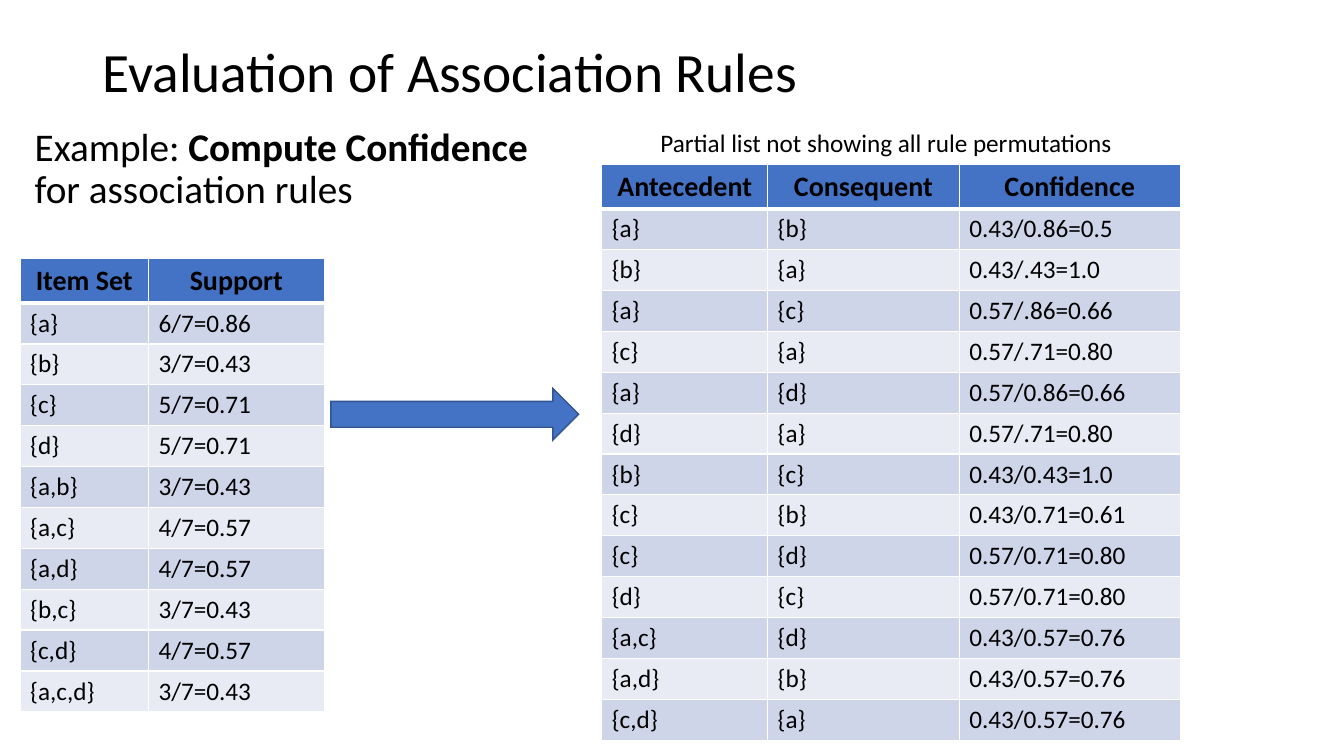
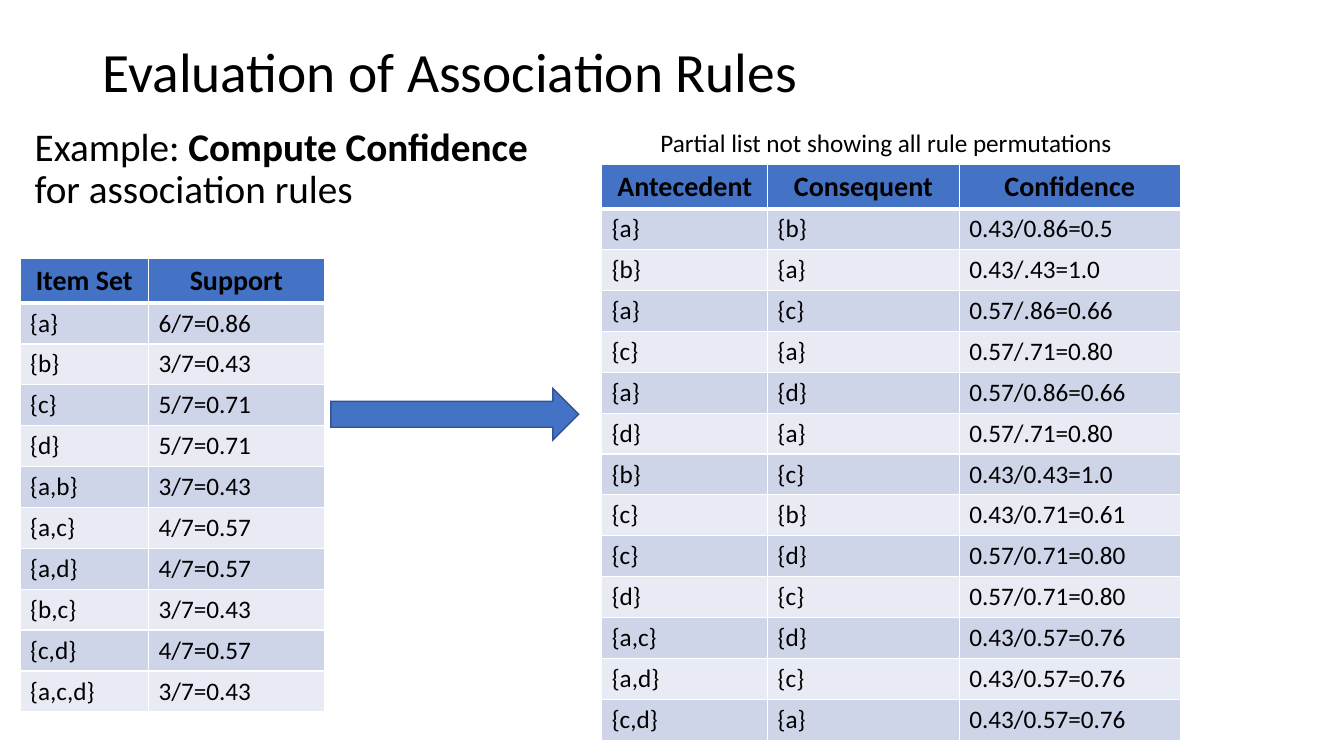
Before and after one commit to StephenElston/CSCI-E-108, a slide deck: slide 24 of slides/11_AssociationsFrequentItems.pptx. Drawn at 1344x756 pixels with LibreOffice and Linux fonts; fonts in the diff are those of the drawing. Boxes give left, top, right and bottom in pixels: in the first picture for what was removed or moved away, otherwise in the second. Text is boxed around its words. In the diff, an @@ line names an element or a change of style, - is before the commit and + after.

Commit message:
Corrected item set on slides 16, 24, 28

```diff
--- a/slides/11_AssociationsFrequentItems.pptx
+++ b/slides/11_AssociationsFrequentItems.pptx
@@ table at (602, 164, 1181, 740) @@
-row 13, column 2: {b}
+row 13, column 2: {c}
```
Also in this commit, not shown: 2 other slides changed.
